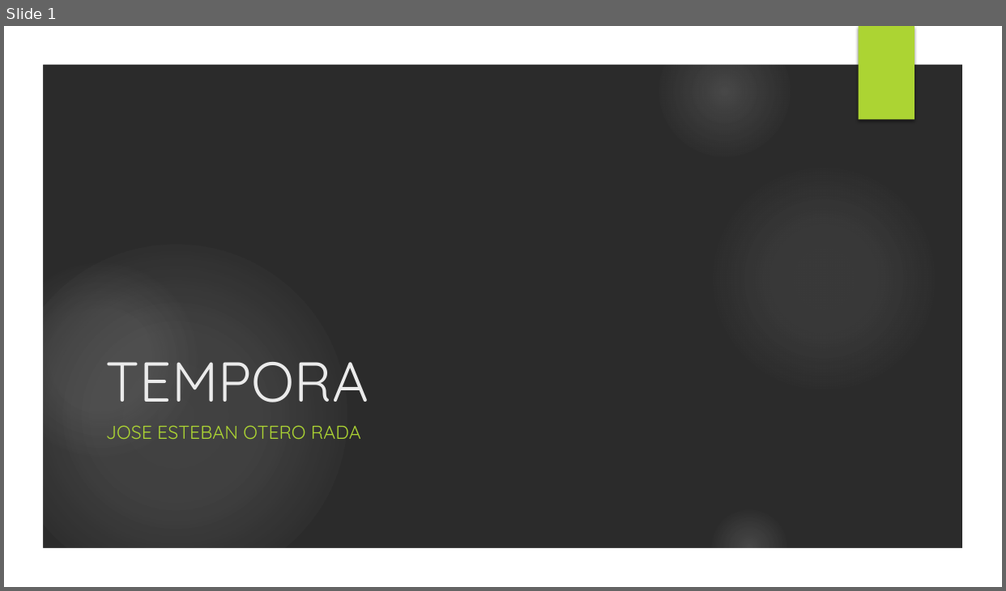
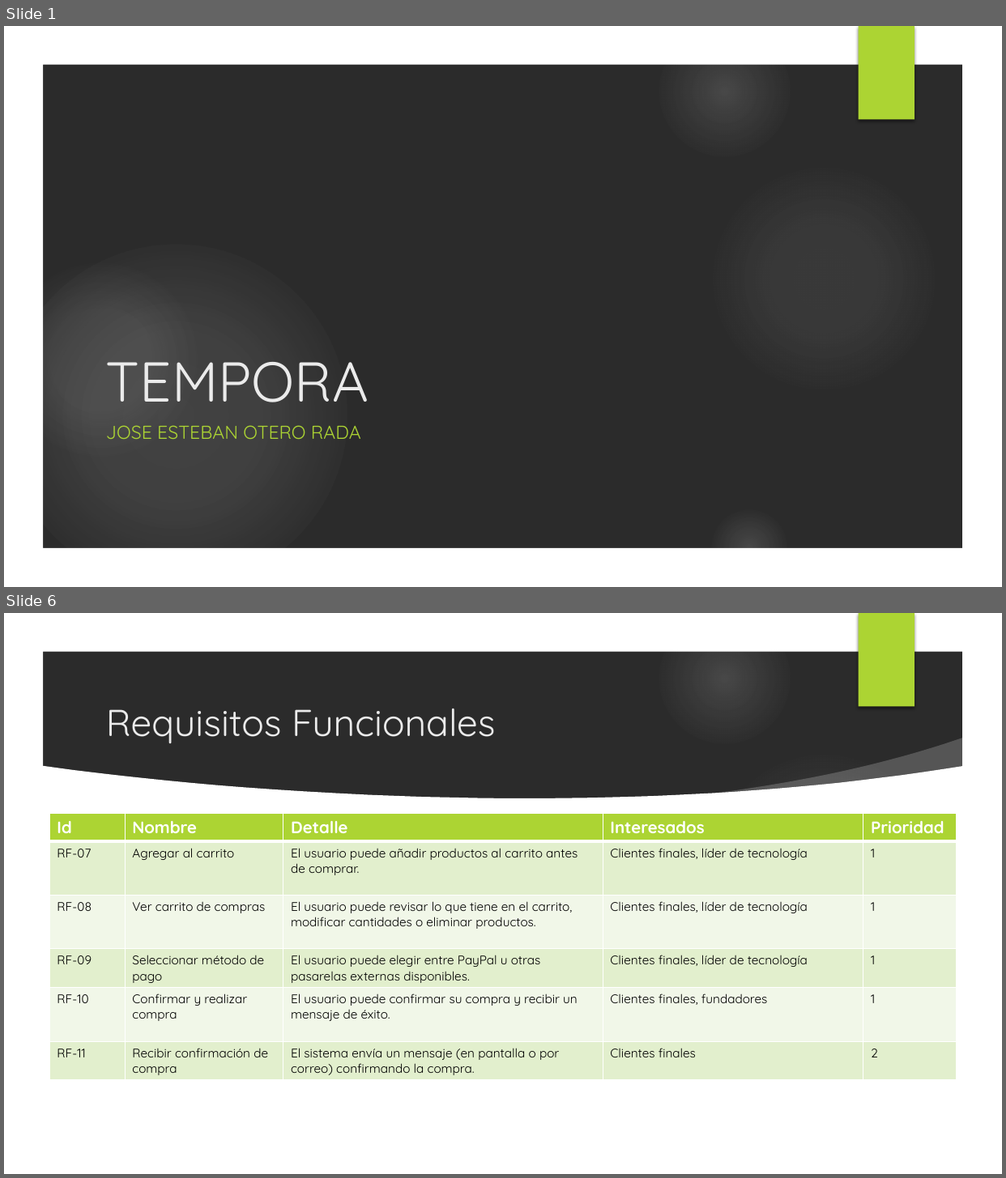
Before and after one commit to Jucer74/SoftwareArchitecture, a slide deck: Project/Context/tempora.context.pptx. Shown one above the other, each under a label of ours: slide 1 before the commit, slides 1 and 6 after it; the slides between them are not shown. The pictures are 1006x591 and 1006x1178 pixels, drawn with LibreOffice and Linux fonts; fonts in the diff are those of the drawing; background and template pictures are left out; a plain dark background stands for a picture behind light text. Boxes give left, top, right and bottom in pixels: in the first picture for what was removed or moved away, otherwise in the second. Text is boxed around its words. In the diff, an @@ line names an element or a change of style, - is before the commit and + after.

Commit message:
Primera Entrega

```diff
--- a/Project/Context/tempora.context.pptx
+++ b/Project/Context/tempora.context.pptx
@@ slide 6 added at (x1=4, y1=613, x2=1002, y2=1174), background picture (left out); not listed: 7 template elements that a slide beside it also shows @@
@@ title added at (x1=106, y1=709, x2=496, y2=743), 36 pt, text #EBEBEB @@
+Requisitos Funcionales
@@ freeform shape added at (x1=698, y1=738, x2=971, y2=820), fill #FFFFFF at 20% opacity @@
@@ freeform shape added at (x1=41, y1=766, x2=965, y2=1137), fill #FFFFFF @@
@@ table added at (x1=49, y1=814, x2=957, y2=1079), 6 rows, 5 columns @@
+Id | Nombre | Detalle | Interesados | Prioridad
+RF-07 | Agregar al carrito | El usuario puede añadir productos al carrito antes de comprar. | Clientes finales, líder de tecnología | 1
+RF-08 | Ver carrito de compras | El usuario puede revisar lo que tiene en el carrito, modificar cantidades o eliminar productos. | Clientes finales, líder de tecnología | 1
+RF-09 | Seleccionar método de pago | El usuario puede elegir entre PayPal u otras pasarelas externas disponibles. | Clientes finales, líder de tecnología | 1
+RF-10 | Confirmar y realizar compra | El usuario puede confirmar su compra y recibir un mensaje de éxito. | Clientes finales, fundadores | 1
+RF-11 | Recibir confirmación de compra | El sistema envía un mensaje (en pantalla o por correo) confirmando la compra. | Clientes finales | 2
```
Also in this commit, not shown: 2 slides changed, 6 other slides added.
